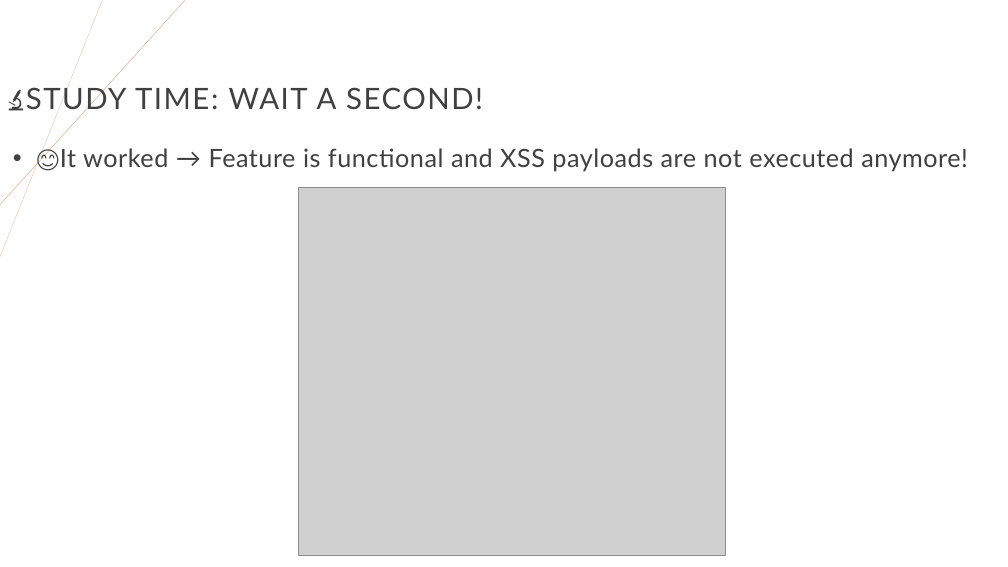
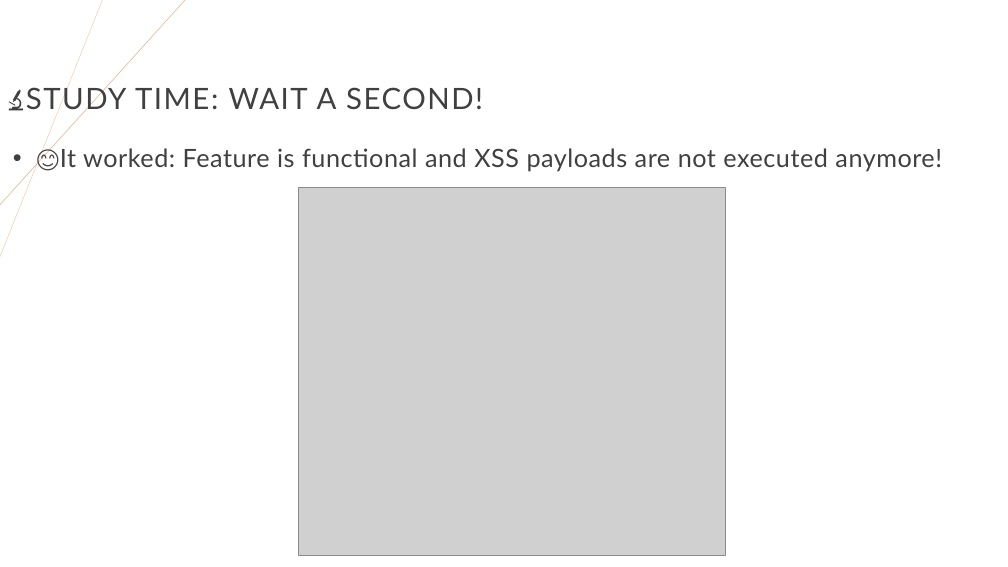
Before and after one commit to righettod/voxxeddays-lux-2024, a slide deck: slide 43 of presentation.pptx (slide 42 before the commit). Drawn at 1008x567 pixels with LibreOffice and Linux fonts; fonts in the diff are those of the drawing; grey boxes stand for pictures. Boxes give left, top, right and bottom in pixels: in the first picture for what was removed or moved away, otherwise in the second. Text is boxed around its words. In the diff, an @@ line names an element or a change of style, - is before the commit and + after.

```diff
--- a/presentation.pptx
+++ b/presentation.pptx
@@ text at <box>60,148,942,172</box>: text changed @@
-• 😊It worked → Feature is functional and XSS payloads are not executed anymore!
+• 😊It worked: Feature is functional and XSS payloads are not executed anymore!
```
Also in this commit, not shown: 19 other slides changed, 1 slide added.
